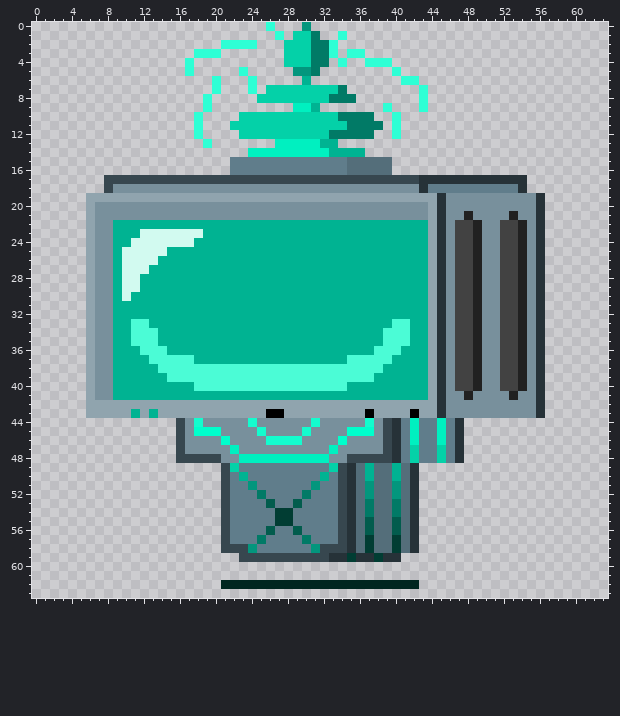
Pixel-art sprite -- graphisme/Ennemies/Bosses/ElectricityManager/Idle/ElectricityManager_Idle_frame2.png. Above, as it was before the edit.
The file is 64x64 pixels.
Once edited:
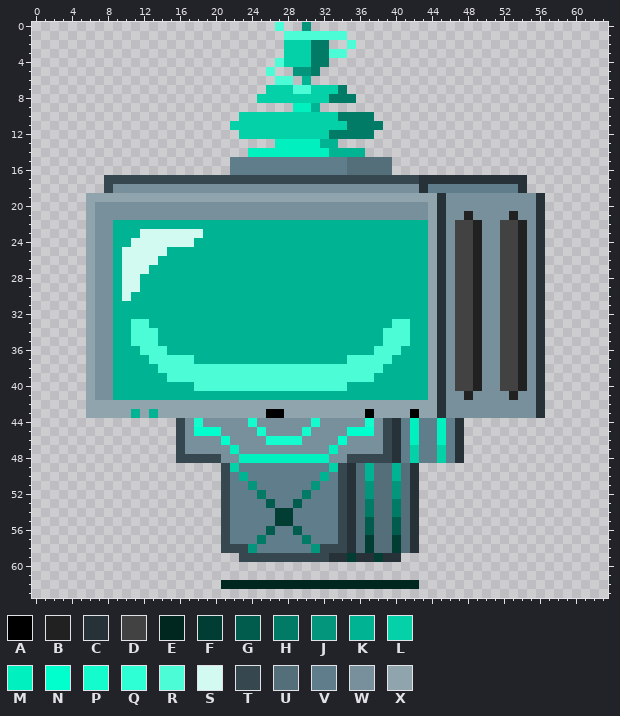
Palette (. is transparent): A #000000  B #212121  C #263238  D #424242  E #002620  F #013d33  G #025c4d  H #017a66  J #03967d  K #00b392  L #04d1a8  M #00f0c0  N #00ffcc  P #14fcce  Q #2effd5  R #4bfcd6  S #d2faf0  T #37474f  U #546e7a  V #607d8b  W #78909c  X #90a4ae
The edit:
{"y":0,"x":26,"old":"Q.","new":".R"}
{"y":1,"x":27,"old":"Q.LLH..Q","new":".RRRRRRR"}
{"y":2,"x":21,"old":"QQQQ","new":"...."}
{"y":2,"x":33,"old":"Q","new":"."}
{"y":2,"x":35,"old":".","new":"R"}
{"y":3,"x":18,"old":"QQQ","new":"..."}
{"y":3,"x":33,"old":"Q.QQ","new":"RR.."}
{"y":4,"x":17,"old":"Q","new":"."}
{"y":4,"x":27,"old":".","new":"R"}
{"y":4,"x":34,"old":"Q","new":"."}
{"y":4,"x":37,"old":"QQQ","new":"..."}
{"y":5,"x":17,"old":"Q","new":"."}
{"y":5,"x":23,"old":"Q","new":"."}
{"y":5,"x":26,"old":".","new":"R"}
{"y":5,"x":40,"old":"Q","new":"."}
{"y":6,"x":20,"old":"Q","new":"."}
{"y":6,"x":24,"old":"Q","new":"."}
{"y":6,"x":27,"old":"..","new":"RR"}
{"y":6,"x":41,"old":"QQ","new":".."}
{"y":7,"x":20,"old":"Q","new":"."}
{"y":7,"x":24,"old":"Q","new":"."}
{"y":7,"x":29,"old":"LL","new":"RR"}
{"y":7,"x":43,"old":"Q","new":"."}
{"y":8,"x":19,"old":"Q","new":"."}
{"y":8,"x":43,"old":"Q","new":"."}
{"y":9,"x":19,"old":"Q","new":"."}
{"y":9,"x":39,"old":"Q","new":"."}
{"y":9,"x":43,"old":"Q","new":"."}
{"y":10,"x":18,"old":"Q","new":"."}
{"y":10,"x":40,"old":"Q","new":"."}
{"y":11,"x":18,"old":"Q","new":"."}
{"y":11,"x":40,"old":"Q","new":"."}
{"y":12,"x":18,"old":"Q","new":"."}
{"y":12,"x":40,"old":"Q","new":"."}
{"y":13,"x":19,"old":"Q","new":"."}
{"label":"changed","picture_box":[185,22,428,148]}
